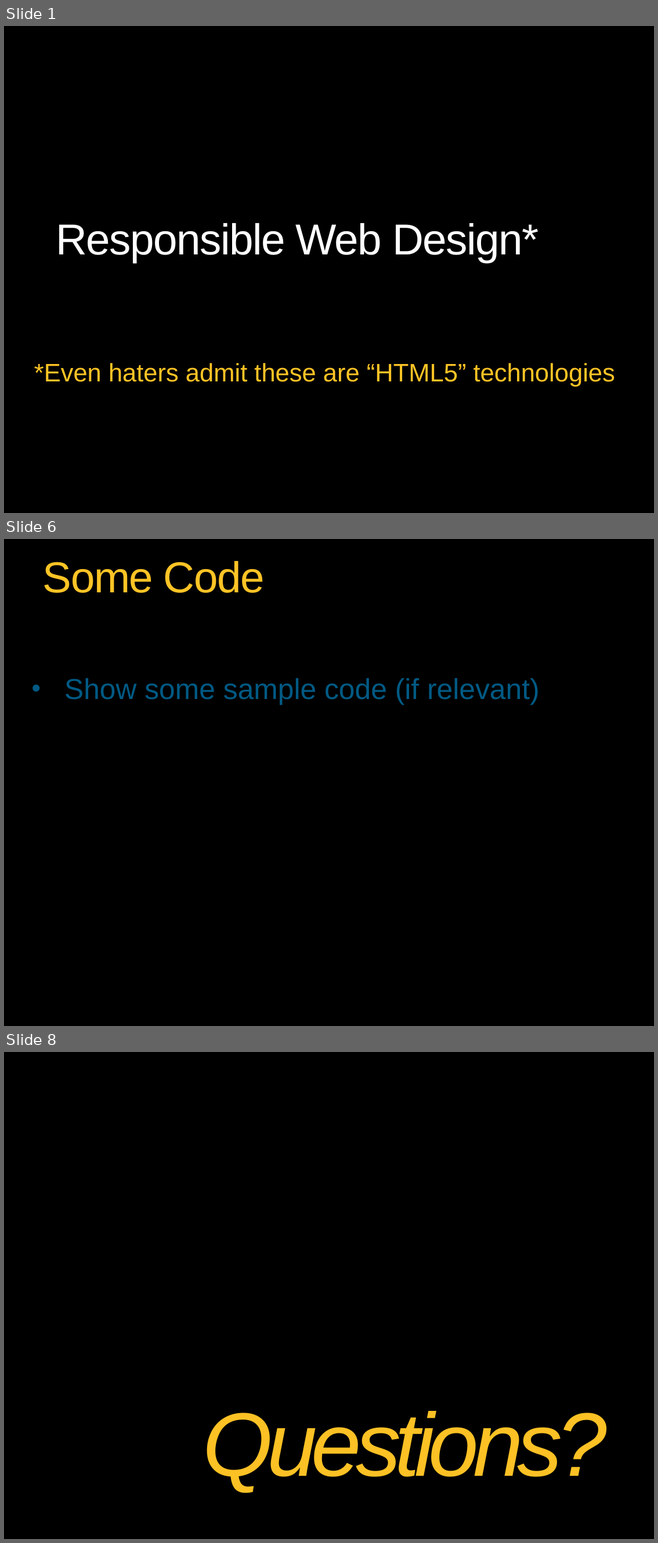
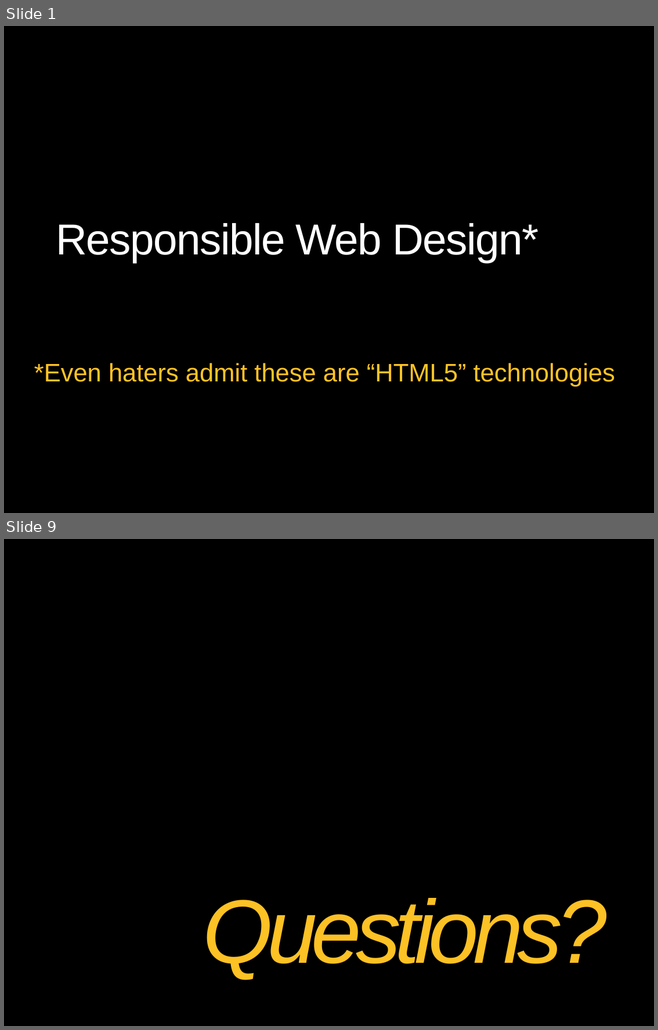
Before and after one commit to theClarkSell/HTML5-Compiler, a slide deck: 6-Responsible Web Design/ResponsibleWebDesign.pptx. Shown one above the other, each under a label of ours: slides 1, 6 and 8 before the commit, slides 1 and 9 after it; the slides between them are not shown. The pictures are 658x1543 and 658x1030 pixels, drawn with LibreOffice and Linux fonts; fonts in the diff are those of the drawing; background and template pictures are left out. Boxes give left, top, right and bottom in pixels: in the first picture for what was removed or moved away, otherwise in the second. Text is boxed around its words. In the diff, an @@ line names an element or a change of style, - is before the commit and + after.

```diff
--- a/6-Responsible Web Design/ResponsibleWebDesign.pptx
+++ b/6-Responsible Web Design/ResponsibleWebDesign.pptx
@@ slide 6 removed at box(4, 539, 654, 1026), background picture (left out) @@
@@ title removed at box(43, 561, 264, 593) @@
-Some Code
@@ text removed at box(64, 678, 539, 705) @@
-• Show some sample code (if relevant)
@@ what was slide 8 is now slide 9 @@
```
Also in this commit, not shown: 1 slide changed, 5 slides added, 3 other slides removed.
